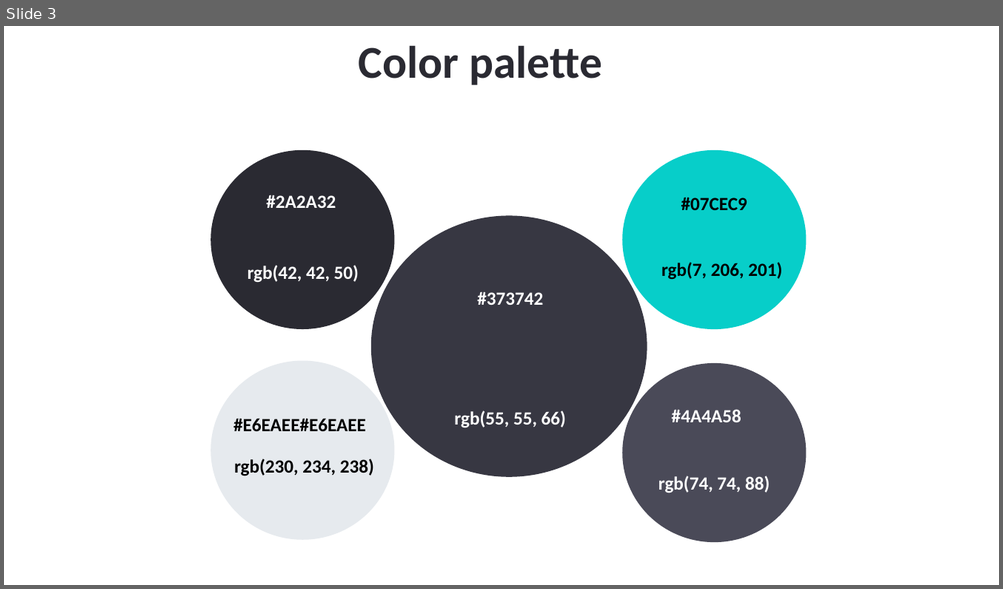
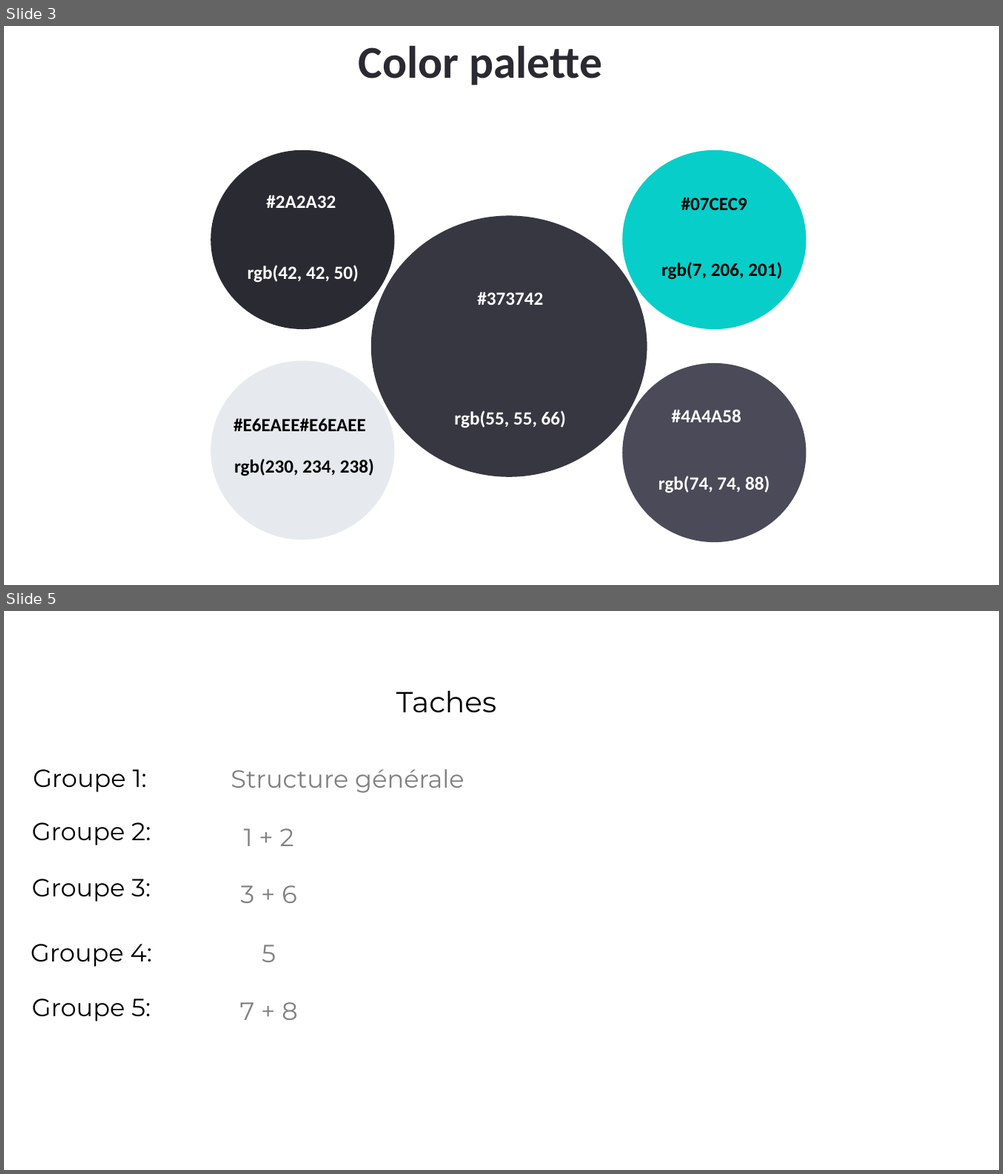
Before and after one commit to Fortuno-tech/Software, a slide deck: UI-model/UI design Fortico.pptx. Shown one above the other, each under a label of ours: slide 3 before the commit, slides 3 and 5 after it; the slides between them are not shown. The pictures are 1003x589 and 1003x1174 pixels, drawn with LibreOffice and Linux fonts; fonts in the diff are those of the drawing. Boxes give left, top, right and bottom in pixels: in the first picture for what was removed or moved away, otherwise in the second. Text is boxed around its words. In the diff, an @@ line names an element or a change of style, - is before the commit and + after.

```diff
--- a/UI-model/UI design Fortico.pptx
+++ b/UI-model/UI design Fortico.pptx
@@ slide 5 added at bbox=[4, 611, 999, 1170], background #FFFFFF @@
@@ text added at bbox=[396, 691, 496, 713], 28 pt, text #000000 @@
+Taches
@@ text added at bbox=[33, 769, 147, 792], 24 pt, text #000000 @@
+Groupe 1:
@@ text added at bbox=[230, 769, 464, 793], 24 pt, text #808080 @@
+Structure générale
@@ text added at bbox=[32, 823, 151, 846], 24 pt, text #000000 @@
+Groupe 2:
@@ text added at bbox=[244, 829, 294, 846], 24 pt, text #808080 @@
+1 + 2
@@ text added at bbox=[32, 879, 151, 902], 24 pt, text #000000 @@
+Groupe 3:
@@ text added at bbox=[240, 886, 296, 903], 24 pt, text #808080 @@
+3 + 6
@@ text added at bbox=[31, 944, 153, 967], 24 pt, text #000000 @@
+Groupe 4:
@@ text added at bbox=[262, 945, 276, 963], 24 pt, text #808080 @@
+5
@@ text added at bbox=[32, 999, 151, 1022], 24 pt, text #000000 @@
+Groupe 5:
@@ text added at bbox=[240, 1002, 297, 1020], 24 pt, text #808080 @@
+7 + 8
```
Also in this commit, not shown: 1 slide changed, 1 other slide added, 2 other files.
